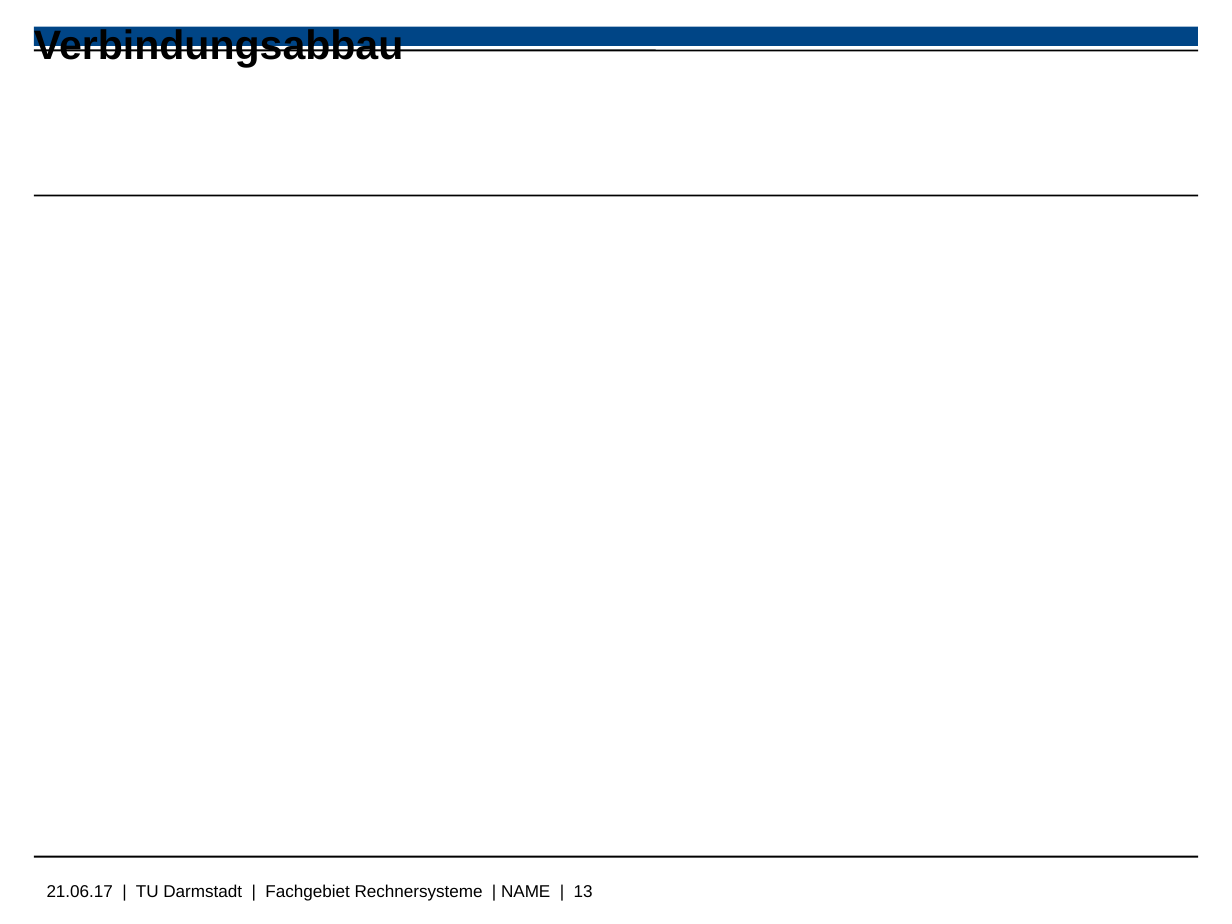
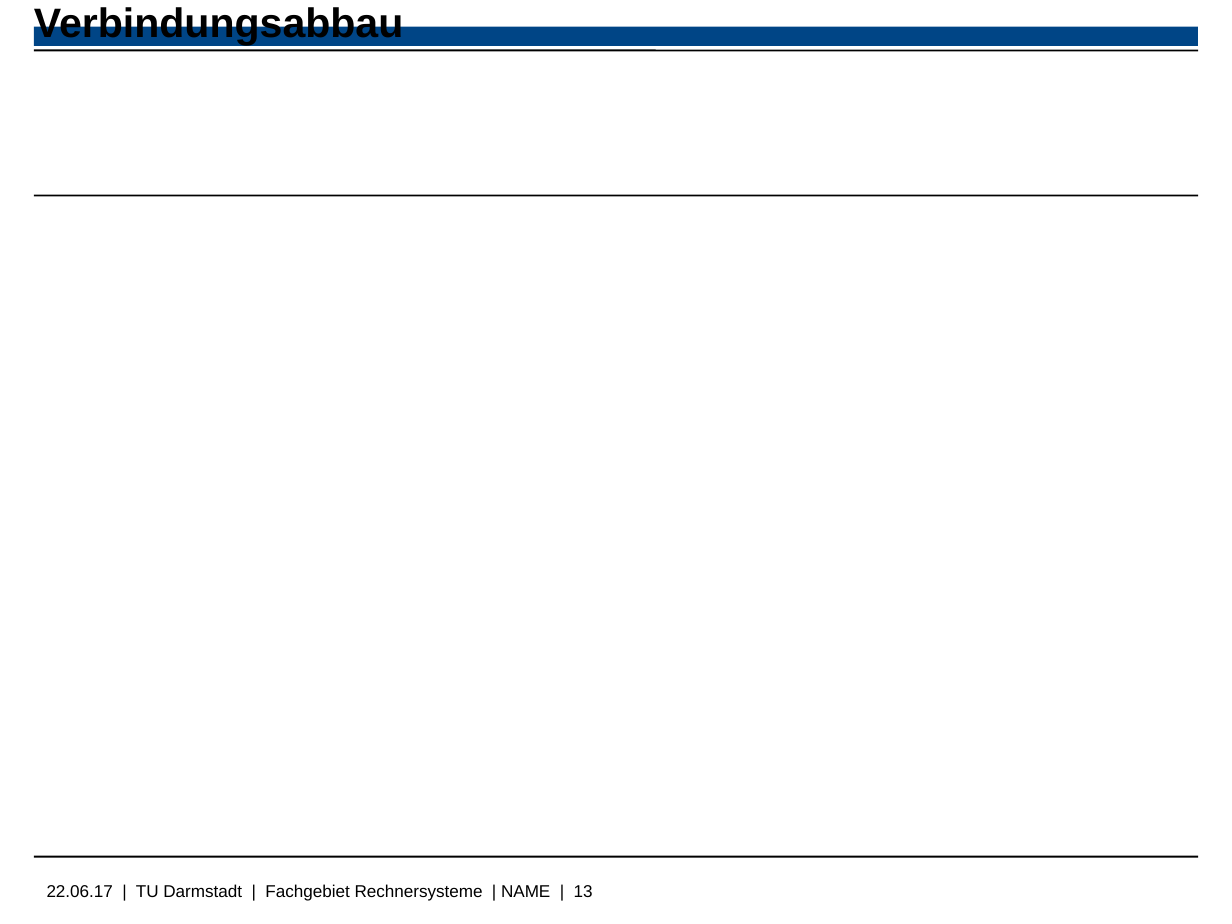
Before and after one commit to Wiero/Bachelorarbeit, a slide deck: slide 13 of Bachelorpräsenation.odp. Drawn at 1232x924 pixels with LibreOffice and Linux fonts; fonts in the diff are those of the drawing; background and template pictures are left out. Boxes give left, top, right and bottom in pixels: in the first picture for what was removed or moved away, otherwise in the second. Text is boxed around its words. In the diff, an @@ line names an element or a change of style, - is before the commit and + after.

```diff
--- a/Bachelorpräsenation.odp
+++ b/Bachelorpräsenation.odp
@@ title "Verbindungsabbau": place and size @@
-title "Verbindungsabbau" at [34, 29, 403, 68]
+title "Verbindungsabbau" at [34, 4, 403, 45]
@@ text at [47, 884, 593, 901]: text changed @@
-21.06.17 | TU Darmstadt | Fachgebiet Rechnersysteme | NAME | 13
+22.06.17 | TU Darmstadt | Fachgebiet Rechnersysteme | NAME | 13
```
Also in this commit, not shown: 4 other slides changed, 1 slide added, 1 slide removed.
